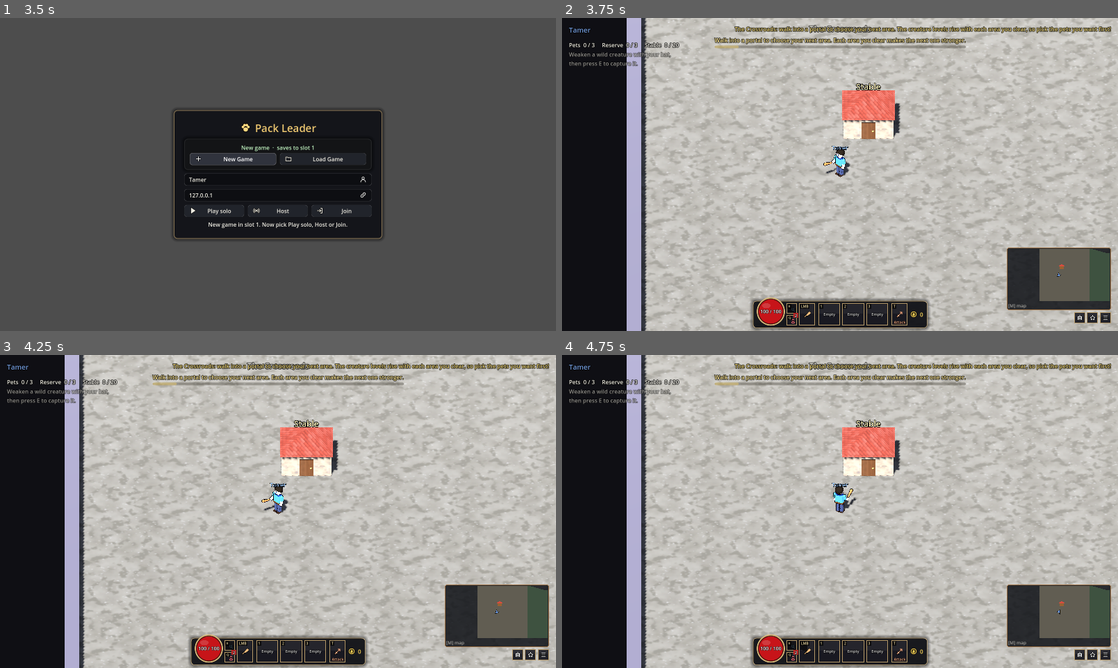
Above: before the commit, frames 1-4 (two rows, left to right).
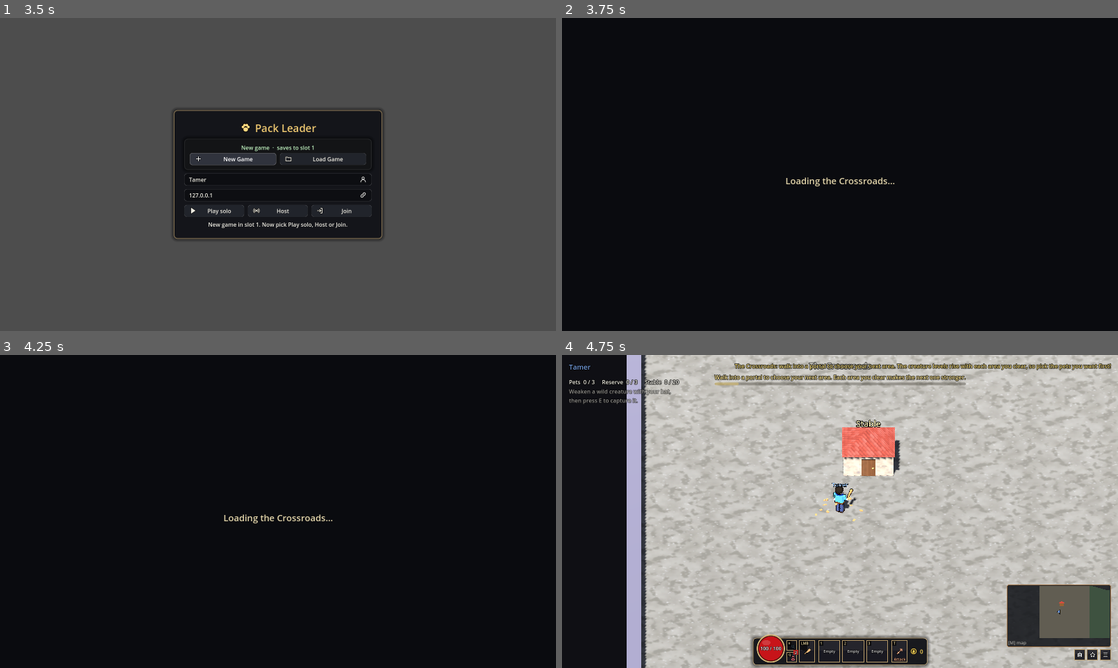
Above: after the commit, the same moments.

Repository: stealer999-design/Pack-Leader
Game: Godot game, scene res://scenes/main.tscn
The game is run twice, just before and just after one commit, with the same random seed, the same clock (stepped at 60 frames per second) and the same inputs.
Inputs (mouse positions are in pixels of both pictures, inside the frame that each line leads up to):
- Up to frame 1 (3.5 s): click "Load Game" at 0.5 s; click "Back" at 1.25 s; click "New Game" at 2 s; click "New Game" at 2.75 s
- Up to frame 2 (3.75 s): click "Play solo" at 3.5 s
- Up to frame 3 (4.25 s): no input
- Up to frame 4 (4.75 s): tap E (capture) at 4.25 s; drag from (789, 646) to (895, 442) at 4.27 s

Frame 1 is identical in both runs. In frame 2, 87% of the frame differs, in the area x 1-100%, y 0-100%; in frame 3, 87%; in frame 4, less than 0.1%.

Commit message:
Warm up each level behind a loading screen to avoid mid-play hitches
While a level loads, a short loading screen covers the view while one of
every effect is played in front of the camera and the camera briefly takes
in the whole level, so the GPU compiles every material up front instead of
the first time each appears in play. All sounds and icons are loaded then
too; sounds stay muted during the warm-up.

Co-Authored-By: Claude Opus 5.5 <noreply@anthropic.com>
Claude-Session: https://claude.ai/code/session_01SHXn7uzAhXhqkDiK48VPSa

Diff:
--- a/scripts/player.gd
+++ b/scripts/player.gd
@@ -1246,9 +1246,9 @@
 ## Gear just picked up: a ring of light in the item's rarity colour bursts
 ## out at the tamer's feet, and the item's icon and name pop up over its head,
 ## float up and fade. Follows the tamer; plays on every peer.
-func play_pickup(item: Dictionary) -> void:
+func play_pickup(item: Dictionary) -> Node3D:
 	if item.is_empty():
-		return
+		return null
 	var rarity := ItemDB.rarity_color(item)
 	var fx := Node3D.new()
 	add_child(fx)
@@ -1316,6 +1316,7 @@
 		tween.tween_property(faded, "modulate:a", 0.0, 0.5).set_delay(2.3)
 	tween.tween_property(label, "outline_modulate:a", 0.0, 0.5).set_delay(2.3)
 	tween.chain().tween_callback(fx.queue_free)
+	return fx
 
 
 func _pickup_sprite(texture: Texture2D, tint: Color, priority: int) -> Sprite3D:
--- a/scripts/sound_fx.gd
+++ b/scripts/sound_fx.gd
@@ -26,12 +26,20 @@
 
 static var _cache := {}
 static var _rng := RandomNumberGenerator.new()
+## True while a level warms up (see World._warm_up): effects play silently.
+static var muted := false
+
+
+## Loads every sound now, so none is loaded for the first time mid-play.
+static func preload_all() -> void:
+	for sound_name in VOLUME:
+		stream(sound_name)
 
 
 ## Plays `sound_name` at `at` (in the world `context` belongs to), with the
 ## pitch varied a little each time so repeats don't sound mechanical.
 static func play(context: Node, sound_name: String, at: Vector3, pitch_spread := 0.08, volume_offset := 0.0) -> void:
-	if context == null or not context.is_inside_tree() or DisplayServer.get_name() == "headless":
+	if muted or context == null or not context.is_inside_tree() or DisplayServer.get_name() == "headless":
 		return
 	var player := AudioStreamPlayer3D.new()
 	player.stream = stream(sound_name)
--- a/scripts/ui_icons.gd
+++ b/scripts/ui_icons.gd
@@ -59,6 +59,16 @@
 static var _cache := {}
 
 
+## Draws every icon at the sizes the HUD uses, so none is drawn for the first
+## time mid-play (see World._warm_up). Only does the work once.
+static func preload_all() -> void:
+	if _cache.size() >= SHAPES.size() * 4:
+		return
+	for icon_name in SHAPES:
+		for icon_size in [SIZE, 24, 32, 48]:
+			texture(icon_name, icon_size)
+
+
 ## The icon as a texture, `size` pixels square.
 static func texture(icon_name: String, size := SIZE) -> Texture2D:
 	var key := "%s@%d" % [icon_name, size]
--- a/scripts/world.gd
+++ b/scripts/world.gd
@@ -89,6 +89,7 @@
 		return level_state.y
 
 var _advancing := false
+var _warming := false  ## A level is warming up behind its loading screen (see _warm_up).
 ## Server: active ground zones (Sandstorm, toxic puddles...). See add_zone().
 var _zones: Array[Dictionary] = []
 ## Server: armed traps (Mud Trap) waiting for an enemy to step on them. See add_trap().
@@ -961,6 +962,102 @@
 	if is_crossroads():
 		_build_hub_portals()
 	level_changed.emit()
+	_warm_up()
+
+
+## Behind a short loading screen, shows the camera everything this level can
+## show, once: every effect (bolts, arrows, spells, bursts, zones, loot, coins,
+## pickups...), and the whole level at once (every creature, the boss, every
+## building and obstacle), and loads every sound and icon. The GPU compiles
+## each kind of material the first time it draws it, which would otherwise be
+## a little freeze the first time each one appears in play.
+func _warm_up() -> void:
+	var cam := get_viewport().get_camera_3d()
+	if cam == null or DisplayServer.get_name() == "headless" or _warming:
+		return
+	_warming = true
+	var overlay := CanvasLayer.new()
+	overlay.layer = 120
+	add_child(overlay)
+	var curtain := ColorRect.new()
+	curtain.color = Color(0.04, 0.045, 0.06)
+	curtain.set_anchors_preset(Control.PRESET_FULL_RECT)
+	curtain.mouse_filter = Control.MOUSE_FILTER_STOP
+	overlay.add_child(curtain)
+	var label := Label.new()
+	label.text = "Loading %s..." % (area_name(level_number) if level_number > BiomeDB.CROSSROADS else "the Crossroads")
+	label.set_anchors_preset(Control.PRESET_CENTER)
+	label.grow_horizontal = Control.GROW_DIRECTION_BOTH
+	label.horizontal_alignment = HORIZONTAL_ALIGNMENT_CENTER
+	label.add_theme_font_size_override("font_size", 26)
+	label.modulate = Color(0.95, 0.9, 0.75)
+	curtain.add_child(label)
+	SoundFX.muted = true
+	SoundFX.preload_all()
+	UiIcons.preload_all()
+	await get_tree().process_frame
+
+	# One of every effect, just in front of the camera.
+	var forward := -cam.global_basis.z
+	var p := cam.global_position + forward * 20.0
+	var side := cam.global_basis.x
+	var color := Color(1.0, 0.5, 0.3)
+	play_bolt(p, p + side * 2.0, color, 0.5)
+	play_arrow(p, p + side * 2.0, color, 0.5)
+	play_spell("orb", p, p + side * 2.0, color, 0.5)
+	play_spell("meteor", p + Vector3.UP * 3.0, p, color, 0.5)
+	play_spell("lightning", p, p, color, 0.05)
+	play_lightning(PackedVector3Array([p, p + side, p + side * 2.0]))
+	play_burst(p, color, 2.0)
+	play_shatter(p, color)
+	play_capture_fx(p, p + side * 2.0, true)
+	play_capture_fx(p, p + side * 2.0, false)
+	play_bonk(p)
+	play_vortex(p, 2.0, 0.5, color)
+	play_kiss(p, p + side * 2.0)
+	play_cast(p, color)
+	play_beam(p, p + side * 2.0, color)
+	play_zone(p, 2.0, 0.5, color)
+	play_trap(-99, p, 2.0, color)
+	play_telegraph(p, 2.0, 0.4)
+	var samples: Array[Node3D] = []
+	for item in [ItemDB.make("jacket", 1, 0), ItemDB.make_legendary()]:
+		var sack := Loot.new()
+		sack.item = item
+		sack.position = p
+		add_child(sack)
+		samples.append(sack)
+	var coin: Node3D = coin_scene.instantiate()
+	coin.position = p + side
+	add_child(coin)
+	samples.append(coin)
+	var me := get_player(multiplayer.get_unique_id())
+	if me:
+		samples.append(me.play_pickup(ItemDB.make("hat", 1, 1)))
+		me._play_swing_fx()
+
+	# The whole level at once: pull the camera far back and wide for a few
+	# frames (creatures spawned by the server arrive during them).
+	var rig := get_node("CameraRig")
+	rig.set_process(false)
+	var old := [cam.size, cam.far, cam.position]
+	cam.position = cam.position + Vector3(0, 0, 500.0)
+	cam.far = 2000.0
+	cam.size = 450.0
+	for i in 3:
+		await get_tree().create_timer(0.2).timeout
+	cam.size = old[0]
+	cam.far = old[1]
+	cam.position = old[2]
+	rig.set_process(true)
+	end_trap(-99, false)
+	for sample in samples:
+		if is_instance_valid(sample):
+			sample.queue_free()
+	await get_tree().create_timer(0.35).timeout  # let the sample effects finish under the curtain
+	SoundFX.muted = false
+	overlay.queue_free()
+	_warming = false
 
 
 ## The Crossroads portals: a copy of the exit portal for each Act 1 biome, in
